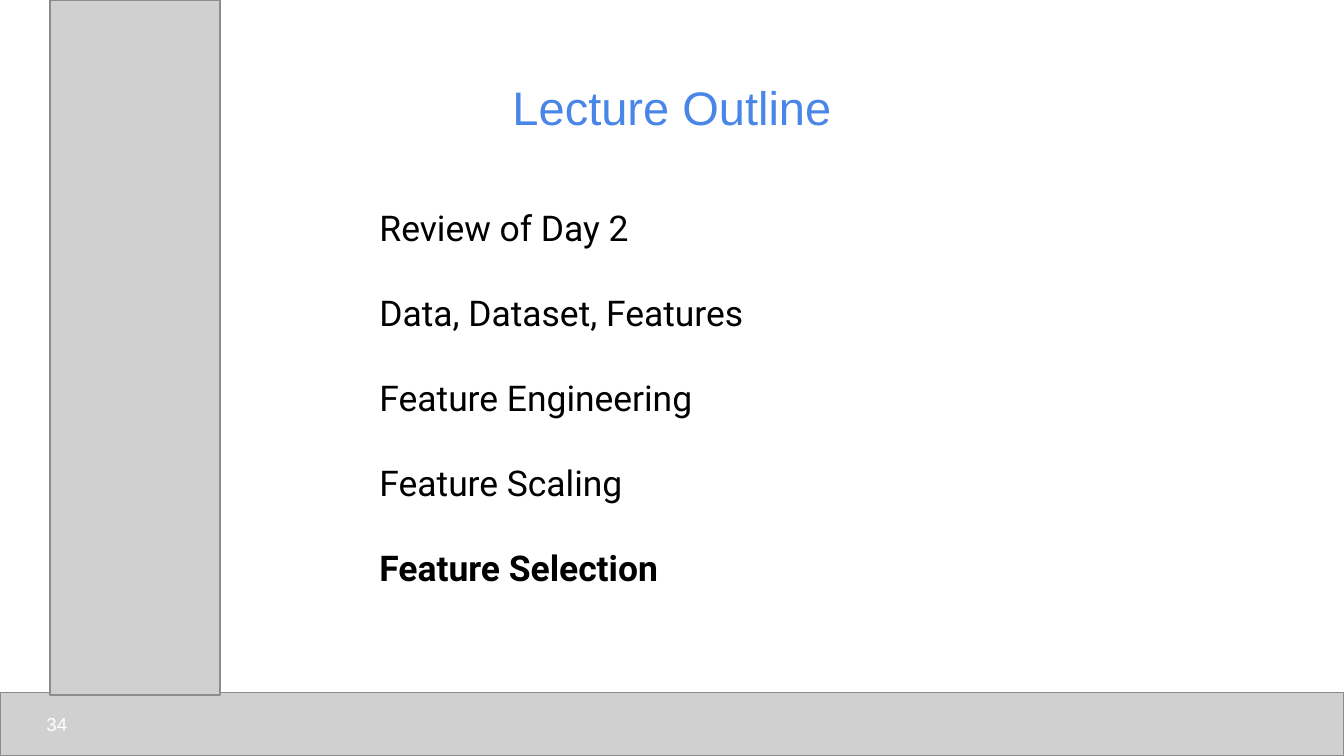
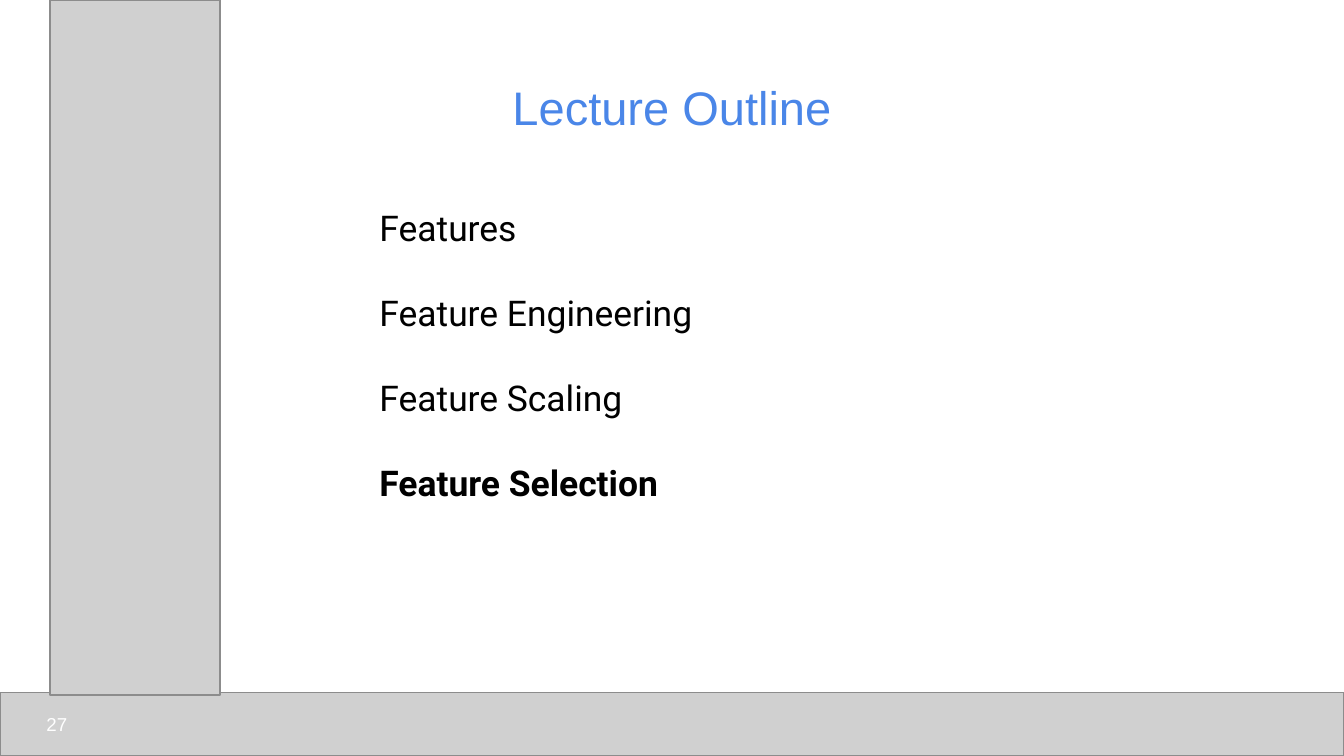
Before and after one commit to udel-cbcb/NIGMS-Sandbox-UD, a slide deck: slide 27 of Submodule_3/Lectures/Submodule_3_Lecture_2_Feature_Engineering_Scaling_Selection.pptx (slide 34 before the commit). Drawn at 1344x756 pixels with LibreOffice and Linux fonts; fonts in the diff are those of the drawing; grey boxes stand for pictures. Boxes give left, top, right and bottom in pixels: in the first picture for what was removed or moved away, otherwise in the second. Text is boxed around its words. In the diff, an @@ line names an element or a change of style, - is before the commit and + after.

```diff
--- a/Submodule_3/Lectures/Submodule_3_Lecture_2_Feature_Engineering_Scaling_Selection.pptx
+++ b/Submodule_3/Lectures/Submodule_3_Lecture_2_Feature_Engineering_Scaling_Selection.pptx
@@ text at bbox=[379, 215, 516, 242]: text changed @@
-Review of Day 2
-Data, Dataset, Features
+Features
@@ page number at bbox=[46, 718, 67, 731]: text changed @@
-34
+27
```
Also in this commit, not shown: 4 other slides changed, 8 slides removed.
